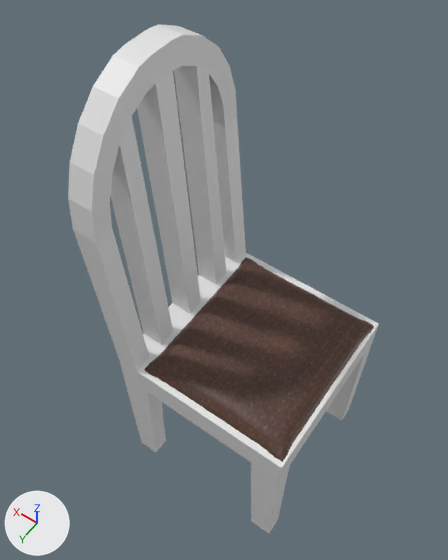
A saved change to the Blender file Assets/Models/chair.blend.
Both versions are drawn from a 50 mm camera at (-0.648, 1.246, 2.348) aimed at (0.259, -0.023, 0.353). The lights are fixed; the arrows at lower left show +X, +Y and +Z.
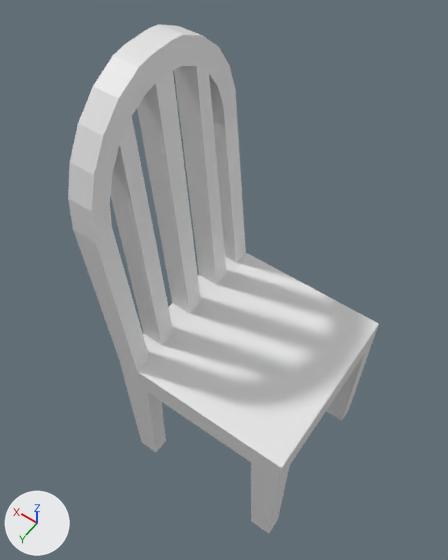
Edits to the bpy script that builds the scene:
```text
Change ob_plane:
    add ob_plane.hide_set(True)
```

Boxes [x1, y1, x2, y2] around the edits, measured in the pictures (448 x 560 px):
'Plane', hidden (brown)
    before: [144, 257, 374, 462]
